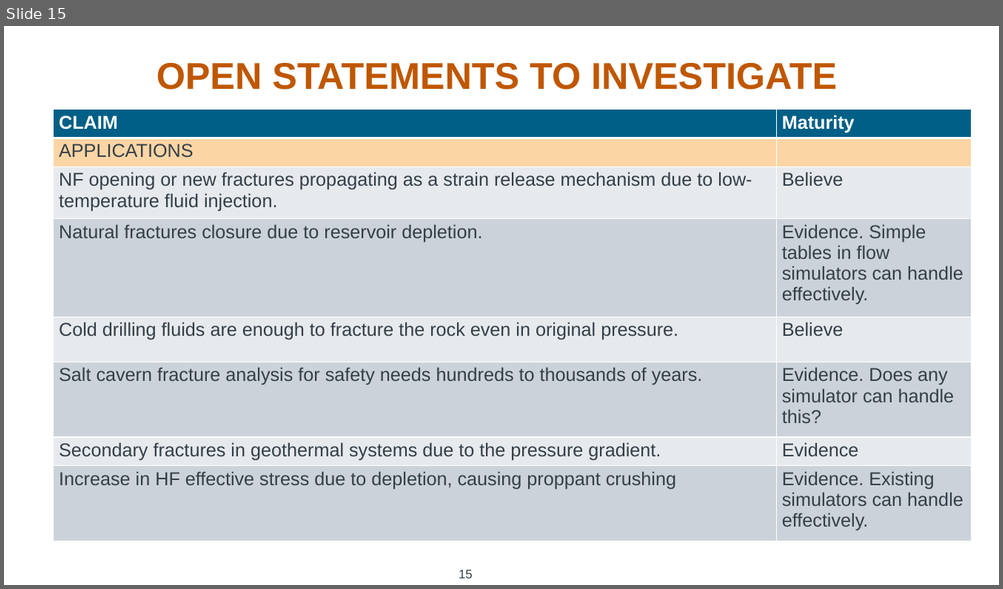
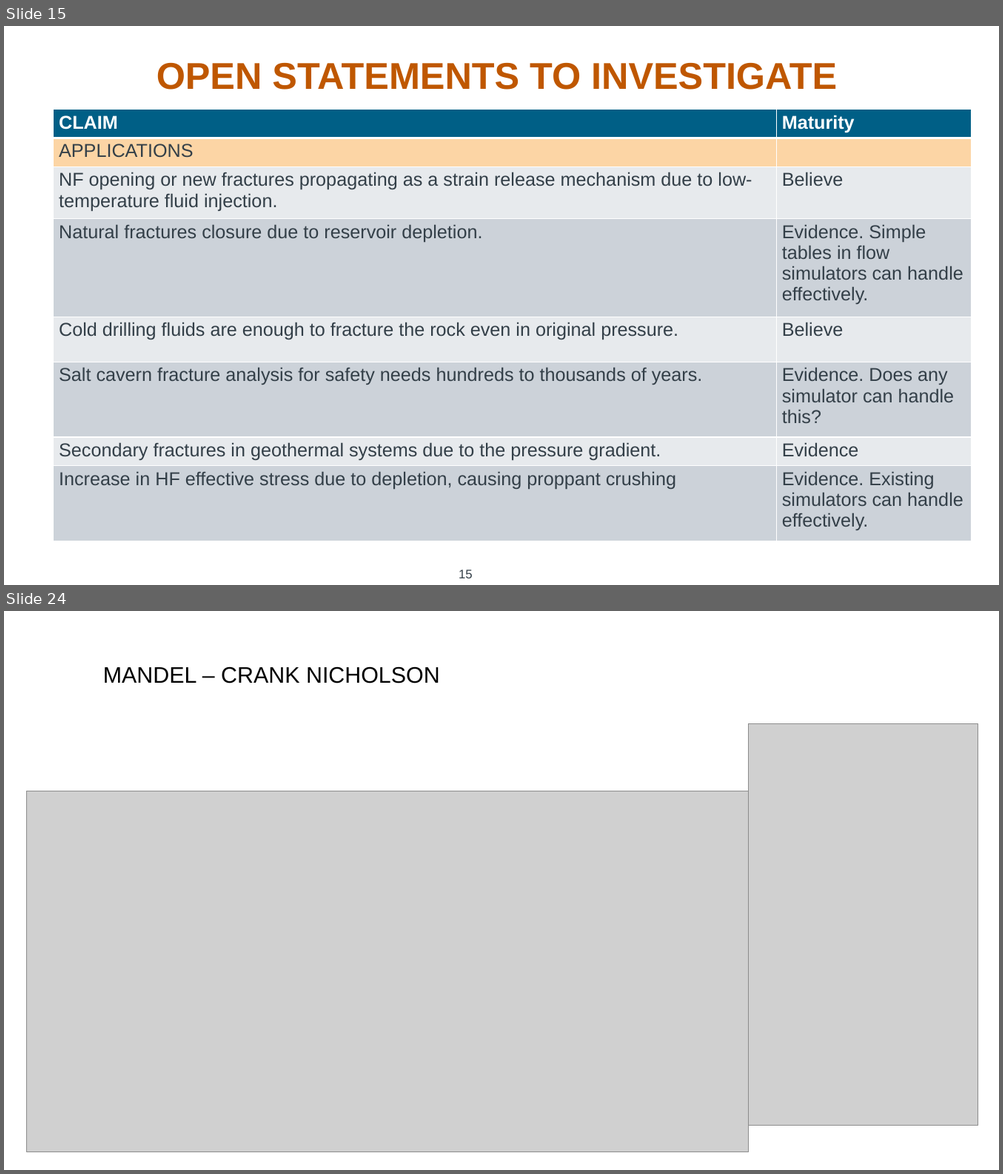
Before and after one commit to rebpoli/Doutorado, a slide deck: Research/Meeting/2024-05-03 - Lee Chin Visit/2024-05-07-Dynamic fracture - discussion with Lee Chin.pptx. Shown one above the other, each under a label of ours: slide 15 before the commit, slides 15 and 24 after it; the slides between them are not shown. The pictures are 1003x589 and 1003x1174 pixels, drawn with LibreOffice and Linux fonts; fonts in the diff are those of the drawing; grey boxes stand for pictures; background and template pictures are left out. Boxes give left, top, right and bottom in pixels: in the first picture for what was removed or moved away, otherwise in the second. Text is boxed around its words. In the diff, an @@ line names an element or a change of style, - is before the commit and + after.

```diff
--- a/Research/Meeting/2024-05-03 - Lee Chin Visit/2024-05-07-Dynamic fracture - discussion with Lee Chin.pptx
+++ b/Research/Meeting/2024-05-03 - Lee Chin Visit/2024-05-07-Dynamic fracture - discussion with Lee Chin.pptx
@@ slide 24 added at [4,611,999,1170], background #FFFFFF @@
@@ text added at [103,667,440,684], 21.8 pt, text #000000 @@
+MANDEL – CRANK NICHOLSON
@@ picture added at [748,723,978,1126] @@
@@ picture added at [26,792,748,1153] @@
```
Also in this commit, not shown: 10 other slides added.
